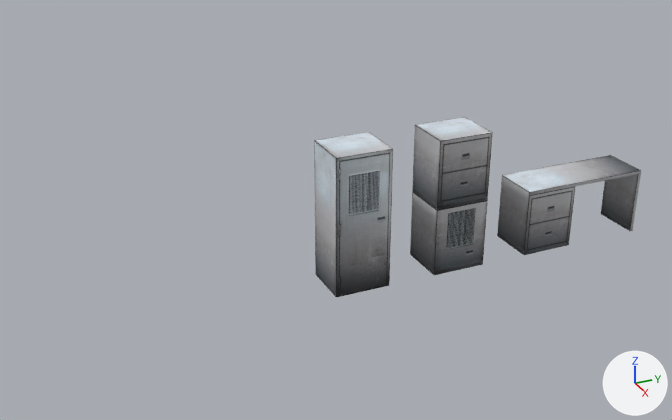
The FBX model Assets/Models/Props/Office.fbx: old version first, new version second.
The view is the same before and after, from a 50 mm lens placed at (20.54, -9.73, 12.49), pointed at (-0.25, -0.38, 2.1). Lighting does not change. The marker at lower right points along +X, +Y and +Z.

Objects in the first picture: 'Drawer', 'Locker', 'OfficeDesk', 'SmallLocker'.
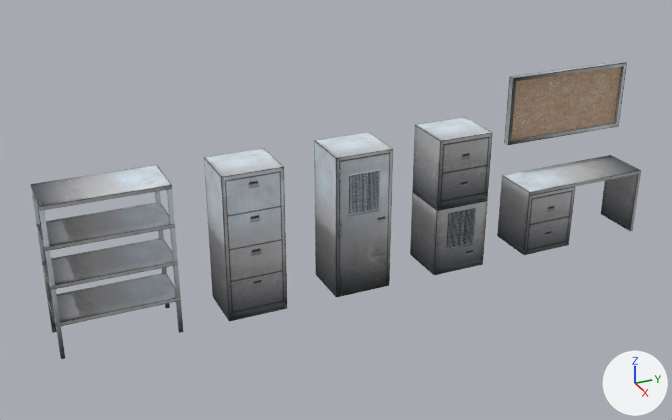
What differs and where, as boxes [x1, y1, x2, y2] in the pictures (672 x 420 px):
'Shelves', added: after [30, 165, 183, 359]
'FilingCabinet', added: after [204, 148, 287, 321]
'Board', added (brown): after [504, 61, 627, 145]

The edits, one by one:
Mesh me_cube_001 is new.
It has 144 vertices, 160 faces and spans x -0.7..0.7, y -1.5..1.5, z 0.0..4.0.
It uses material mat_material_001 (picture img_livingquarters_atlas_png).
Mesh me_locker_004 is new.
It has 16 vertices, 14 faces and spans x 0.0..0.2, y -2.0..2.0, z -1.0..1.0.
It uses material mat_material_001 (picture img_livingquarters_atlas_png).
Mesh me_locker_005 is new.
It is a box spanning x -0.7..0.7, y -0.8..0.8, z 0.0..4.0.
It uses material mat_material_001 (picture img_livingquarters_atlas_png).
Object 'Shelves' (ob_shelves) is new; it shows me_cube_001.
Its location is (0.0, -6.5, 0.0).
Object 'Board' (ob_board) is new; it shows me_locker_004.
Its location is (-0.72, 7.2, 4.0).
Object 'FilingCabinet' (ob_filingcabinet) is new; it shows me_locker_005.
Its location is (0.0, -3.0, 0.0).
